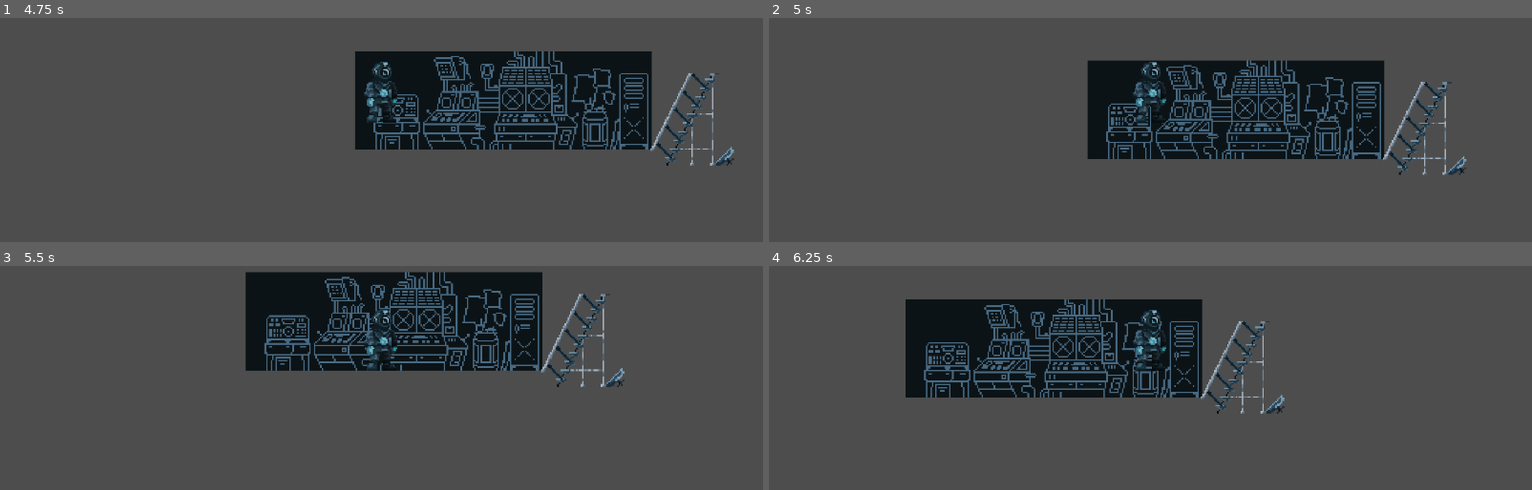
Above: before the commit, frames 1-4 (two rows, left to right).
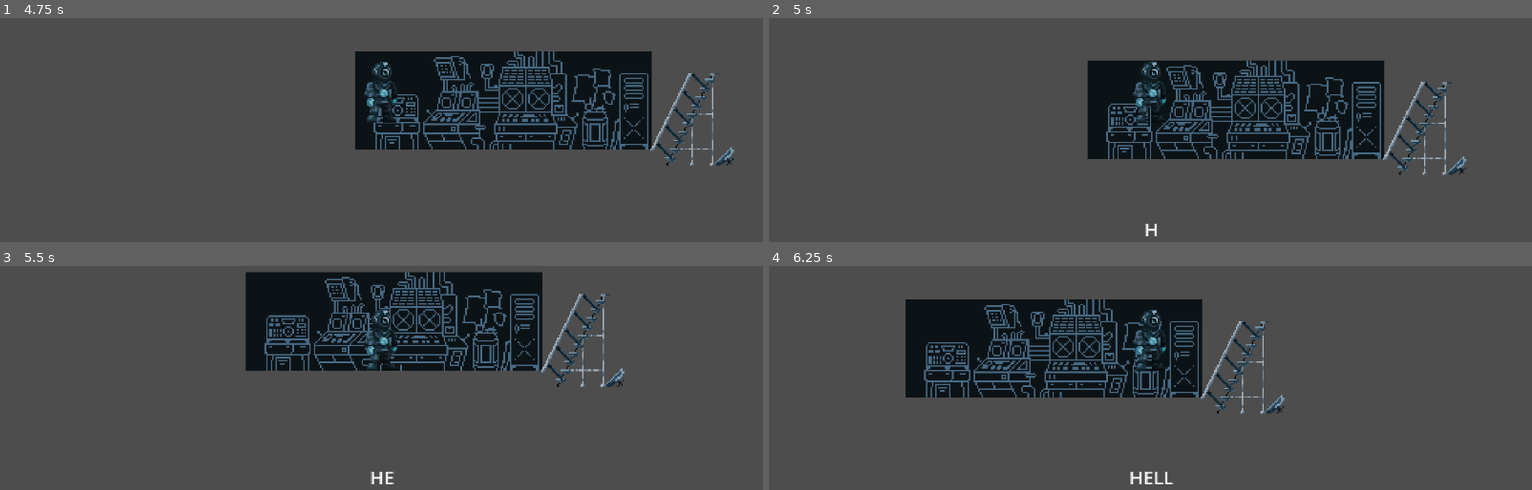
Above: after the commit, the same moments.

Repository: LordGvozd/steel-coffin
Game: Godot game, scene res://scenes/submarine/oxygen.tscn
Two runs of this game, one before a commit and one after it. Both use one fixed random seed, a clock stepped at 60 frames per second and the inputs below.
Inputs:
- Up to frame 1 (4.75 s): tap Enter at 0.5 s; hold D (move_right) 0.53-2.03 s; tap E (interact) every 0.75 s from 0.6 to 4.35 s; tap Space (jump) at 0.77, 1.52, 3.02, 3.77, 4.52 s; hold A (move_left) 2.03-4.28 s; hold D (move_right) from 4.28 s (still down)
- Up to frame 2 (5 s): keep holding D (move_right)
- Up to frame 3 (5.5 s): keep holding D (move_right); tap E (interact) at 5.1 s
- Up to frame 4 (6.25 s): keep holding D (move_right); tap E (interact) at 5.85 s; tap Space (jump) at 6.02 s

Frame 1 is identical in both runs. In frame 2, less than 0.1% of the frame differs, in the area x 49-51%, y 91-98%; in frame 3, 0.1%; in frame 4, 0.2%, in the area x 47-54%, y 91-98%.

Commit message:
Simple replica system

Diff:
--- /dev/null
+++ b/scenes/nodes/replica_system.tscn
@@ -0,0 +1,6 @@
+[gd_scene load_steps=2 format=3 uid="uid://cmewwmaibcla5"]
+
+[ext_resource type="Script" uid="uid://d2b3v1btf28t0" path="res://scripts/replica_system.gd" id="1_ssqo0"]
+
+[node name="ReplicaSystem" type="Node"]
+script = ExtResource("1_ssqo0")
--- a/scenes/player.tscn
+++ b/scenes/player.tscn
@@ -1,11 +1,13 @@
-[gd_scene load_steps=14 format=3 uid="uid://dgjabqthka8rx"]
+[gd_scene load_steps=16 format=3 uid="uid://dgjabqthka8rx"]
 
 [ext_resource type="Script" uid="uid://chkpb6fdxhpv7" path="res://scripts/player.gd" id="1_dovo2"]
 [ext_resource type="Texture2D" uid="uid://dl2jronw5wti8" path="res://sprites/character.png" id="2_75vfm"]
+[ext_resource type="Script" uid="uid://dieqfwrbugipt" path="res://scripts/replica_label.gd" id="2_fjrip"]
 [ext_resource type="PackedScene" uid="uid://ctd63fx6fjn8u" path="res://scenes/nodes/gravity.tscn" id="2_gmlin"]
 [ext_resource type="PackedScene" uid="uid://blqdsk7hiee48" path="res://scenes/nodes/player_input.tscn" id="3_gmlin"]
 [ext_resource type="PackedScene" uid="uid://cj3safif0timg" path="res://scenes/nodes/player_movement.tscn" id="4_lvxji"]
 [ext_resource type="PackedScene" uid="uid://mq4cjsfqxsi5" path="res://scenes/nodes/player_animation.tscn" id="7_0owmy"]
+[ext_resource type="PackedScene" uid="uid://cmewwmaibcla5" path="res://scenes/nodes/replica_system.tscn" id="8_smehm"]
 
 [sub_resource type="LabelSettings" id="LabelSettings_smehm"]
 font_size = 17
@@ -27,7 +29,7 @@
 
 [sub_resource type="Animation" id="Animation_fjrip"]
 resource_name = "typewriter"
-length = 2.5
+length = 5.0
 tracks/0/type = "value"
 tracks/0/imported = false
 tracks/0/enabled = true
@@ -39,6 +41,18 @@
 "transitions": PackedFloat32Array(1, 1),
 "update": 0,
 "values": [0.0, 1.0]
+}
+tracks/1/type = "value"
+tracks/1/imported = false
+tracks/1/enabled = true
+tracks/1/path = NodePath("ReplicaLabel:visible")
+tracks/1/interp = 1
+tracks/1/loop_wrap = true
+tracks/1/keys = {
+"times": PackedFloat32Array(0, 5),
+"transitions": PackedFloat32Array(1, 1),
+"update": 1,
+"values": [true, false]
 }
 
 [sub_resource type="AnimationLibrary" id="AnimationLibrary_ur7pv"]
@@ -75,10 +89,17 @@
 [node name="UI" type="CanvasLayer" parent="."]
 
 [node name="ReplicaLabel" type="Label" parent="UI"]
-offset_left = 253.0
-offset_top = 438.0
-offset_right = 556.0
-offset_bottom = 531.0
+anchors_preset = 7
+anchor_left = 0.5
+anchor_top = 1.0
+anchor_right = 0.5
+anchor_bottom = 1.0
+offset_left = -206.0
+offset_top = -179.0
+offset_right = 47.0
+offset_bottom = -100.0
+grow_horizontal = 2
+grow_vertical = 0
 scale = Vector2(1.64, 1.64)
 size_flags_horizontal = 4
 text = "HELP AAWESCAWWEWACsaX
@@ -90,6 +111,7 @@
 autowrap_mode = 1
 visible_characters = 0
 visible_ratio = 0.0
+script = ExtResource("2_fjrip")
 
 [node name="ReplicaAnimationPlayer" type="AnimationPlayer" parent="UI"]
 libraries = {
@@ -125,8 +147,13 @@
 
 [node name="PlayerAnimation" parent="." instance=ExtResource("7_0owmy")]
 
+[node name="ReplicaSystem" parent="." node_paths=PackedStringArray("replica_label", "replica_animation_player") instance=ExtResource("8_smehm")]
+replica_label = NodePath("../UI/ReplicaLabel")
+replica_animation_player = NodePath("../UI/ReplicaAnimationPlayer")
+
 [node name="Camera2D" type="Camera2D" parent="."]
 zoom = Vector2(2.2, 2.2)
 
+[connection signal="animation_finished" from="UI/ReplicaAnimationPlayer" to="ReplicaSystem" method="_on_replica_animation_player_animation_finished"]
 [connection signal="area_entered" from="Area2D" to="PlayerAreasManager" method="_on_area_2d_area_entered"]
 [connection signal="area_exited" from="Area2D" to="PlayerAreasManager" method="_on_area_2d_area_exited"]
--- a/scenes/replica_trigger.tscn
+++ b/scenes/replica_trigger.tscn
@@ -10,3 +10,6 @@
 [node name="CollisionShape2D" type="CollisionShape2D" parent="."]
 shape = SubResource("RectangleShape2D_b5lmf")
 debug_color = Color(0, 0.639159, 0.368635, 0.42)
+
+[connection signal="area_entered" from="." to="." method="_on_area_entered"]
+[connection signal="area_exited" from="." to="." method="_on_area_exited"]
--- a/scenes/submarine/oxygen.tscn
+++ b/scenes/submarine/oxygen.tscn
@@ -1,8 +1,9 @@
-[gd_scene load_steps=5 format=3 uid="uid://d3fjau7priu04"]
+[gd_scene load_steps=6 format=3 uid="uid://d3fjau7priu04"]
 
 [ext_resource type="PackedScene" uid="uid://dgjabqthka8rx" path="res://scenes/player.tscn" id="1_irhi1"]
 [ext_resource type="PackedScene" uid="uid://b4t87awycorue" path="res://scenes/ladder.tscn" id="2_0jvyt"]
 [ext_resource type="Texture2D" uid="uid://d1c1y6ix2nuhl" path="res://sprites/navigation room.png" id="3_4hphf"]
+[ext_resource type="PackedScene" uid="uid://b0trdombdj6gm" path="res://scenes/replica_trigger.tscn" id="4_5a2mo"]
 
 [sub_resource type="RectangleShape2D" id="RectangleShape2D_0jvyt"]
 size = Vector2(507, 20)
@@ -26,3 +27,11 @@
 [node name="CollisionShape2D" type="CollisionShape2D" parent="Floor"]
 position = Vector2(3, 25)
 shape = SubResource("RectangleShape2D_0jvyt")
+
+[node name="ReplicaTrigger" parent="." instance=ExtResource("4_5a2mo")]
+position = Vector2(-150, 2)
+text = "HELP LUPI YAYCA"
+
+[node name="ReplicaTrigger2" parent="." instance=ExtResource("4_5a2mo")]
+position = Vector2(-66, 1)
+text = "HELLO "
--- /dev/null
+++ b/scripts/replica_label.gd
@@ -0,0 +1,3 @@
+extends Label
+
+class_name ReplicaLabel
--- /dev/null
+++ b/scripts/replica_system.gd
@@ -0,0 +1,24 @@
+extends Node
+
+class_name ReplicaSystem
+
+
+@export var replica_label: Label
+@export var replica_animation_player: AnimationPlayer
+
+var is_replica_animation_playing: bool = false
+
+
+func set_replica_text(text: String) -> void:
+	if not is_replica_animation_playing:
+		replica_label.text = text
+
+
+func play_replica_typewriter_animation() -> void:
+	replica_animation_player.play("typewriter")
+	is_replica_animation_playing = true
+
+
+func _on_replica_animation_player_animation_finished(anim_name: StringName) -> void:
+	if anim_name == "typewriter":
+		is_replica_animation_playing = false
--- a/scripts/replica_trigger.gd
+++ b/scripts/replica_trigger.gd
@@ -1,3 +1,27 @@
 extends Area2D
 
+
 @export var text: String = ""
+
+var is_player_in_range: bool = false
+var replica_system_node: ReplicaSystem
+
+
+func _ready() -> void:
+	replica_system_node = get_node("../Player/ReplicaSystem")
+
+
+func _process(delta: float) -> void:
+	if is_player_in_range and Input.is_action_just_pressed("interact"):
+		replica_system_node.set_replica_text(text)
+		replica_system_node.play_replica_typewriter_animation()
+
+
+func _on_area_entered(area: Area2D) -> void:
+	if area.is_in_group("player"):
+		is_player_in_range = true
+
+
+func _on_area_exited(area: Area2D) -> void:
+	if area.is_in_group("player"):
+		is_player_in_range = false
Not shown, added: scripts/replica_label.gd.uid
Not shown, added: scripts/replica_system.gd.uid
